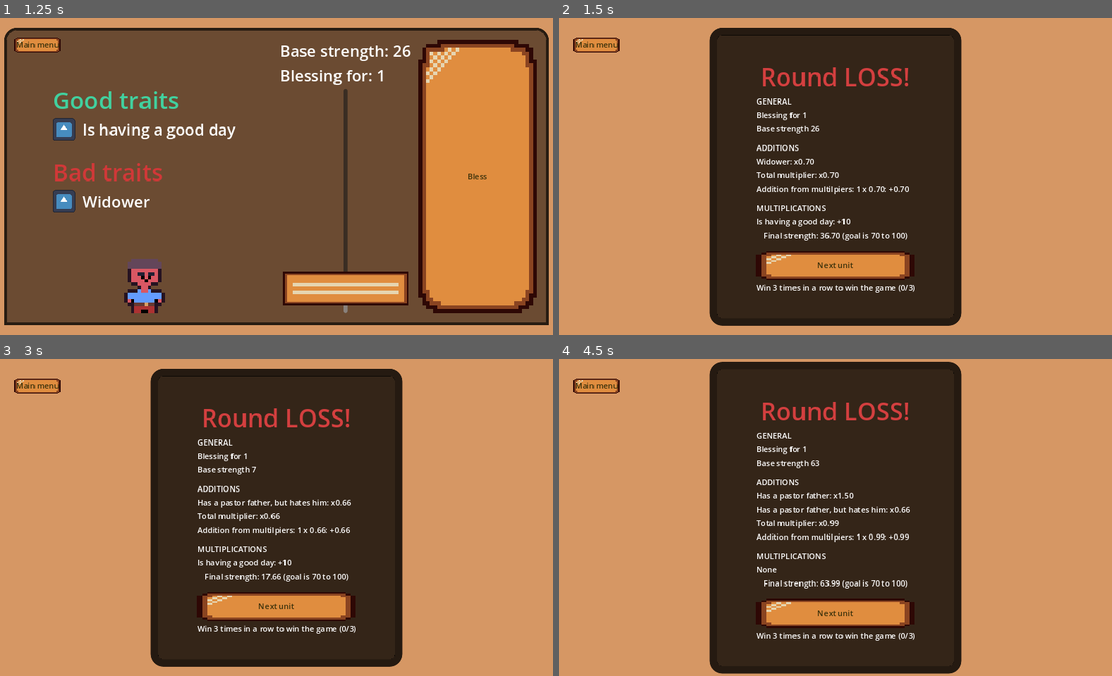
Above: before the commit, frames 1-4 (two rows, left to right).
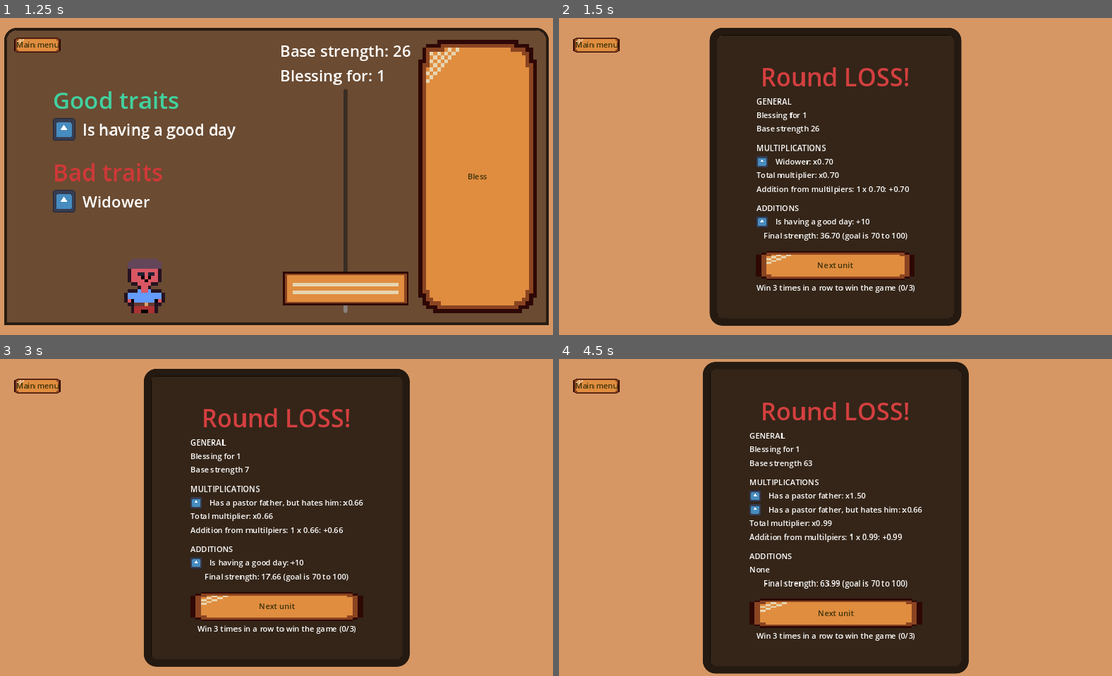
Above: after the commit, the same moments.

Repository: frostblooded/wolf
Game: Godot game, scene res://scenes/MainMenu.tscn
Same seed, same stepped clock (60 frames per second), same inputs: the game is played once before the commit and once after it. The engine's default icon, where the game draws it, is replaced by a stand-in: a white triangle on a blue panel in a dark square.
Inputs:
- Up to frame 1 (1.25 s): click "Easy" at 0.5 s
- Up to frame 2 (1.5 s): click "Bless" at 1.25 s
- Up to frame 3 (3 s): click "Next unit" at 2 s; click "Bless" at 2.75 s
- Up to frame 4 (4.5 s): click "Next unit" at 3.5 s; click "Bless" at 4.25 s

Frame 1 is identical in both runs. In frame 2, 0.8% of the frame differs, in the area x 35-57%, y 40-67%; in frame 3, 5.2%; in frame 4, 5.4%, in the area x 26-75%, y 0-100%.

Commit message:
Add trait icons to round end screen

Diff:
--- a/scenes/UI/BlessingUnitUI.tscn
+++ b/scenes/UI/BlessingUnitUI.tscn
@@ -16,6 +16,9 @@
 corner_radius_top_right = 25
 
 [sub_resource type="StyleBoxEmpty" id="StyleBoxEmpty_wbhf4"]
+
+[sub_resource type="Theme" id="Theme_bm1eu"]
+Label/font_sizes/font_size = 32
 
 [node name="BlessingUnitUI" type="CanvasLayer"]
 script = ExtResource("1_pou5w")
@@ -57,18 +60,19 @@
 size_flags_stretch_ratio = 4.0
 theme_override_styles/panel = SubResource("StyleBoxEmpty_wbhf4")
 
-[node name="VBoxContainer3" type="VBoxContainer" parent="MarginContainer/PanelContainer/MarginContainer/HBoxContainer/VBoxContainer/TraitPanelContainer"]
+[node name="VBoxContainer" type="VBoxContainer" parent="MarginContainer/PanelContainer/MarginContainer/HBoxContainer/VBoxContainer/TraitPanelContainer"]
 layout_mode = 2
 size_flags_horizontal = 4
+theme = SubResource("Theme_bm1eu")
 theme_override_constants/separation = 30
 alignment = 1
 
-[node name="PositiveTraitsContainer" type="VBoxContainer" parent="MarginContainer/PanelContainer/MarginContainer/HBoxContainer/VBoxContainer/TraitPanelContainer/VBoxContainer3"]
+[node name="PositiveTraitsContainer" type="VBoxContainer" parent="MarginContainer/PanelContainer/MarginContainer/HBoxContainer/VBoxContainer/TraitPanelContainer/VBoxContainer"]
 layout_mode = 2
 size_flags_horizontal = 0
 size_flags_vertical = 4
 
-[node name="Label" type="Label" parent="MarginContainer/PanelContainer/MarginContainer/HBoxContainer/VBoxContainer/TraitPanelContainer/VBoxContainer3/PositiveTraitsContainer"]
+[node name="Label" type="Label" parent="MarginContainer/PanelContainer/MarginContainer/HBoxContainer/VBoxContainer/TraitPanelContainer/VBoxContainer/PositiveTraitsContainer"]
 layout_mode = 2
 size_flags_horizontal = 0
 theme_type_variation = &"HeaderMedium"
@@ -76,12 +80,12 @@
 theme_override_font_sizes/font_size = 48
 text = "Good traits"
 
-[node name="NegativeTraitsContainer" type="VBoxContainer" parent="MarginContainer/PanelContainer/MarginContainer/HBoxContainer/VBoxContainer/TraitPanelContainer/VBoxContainer3"]
+[node name="NegativeTraitsContainer" type="VBoxContainer" parent="MarginContainer/PanelContainer/MarginContainer/HBoxContainer/VBoxContainer/TraitPanelContainer/VBoxContainer"]
 layout_mode = 2
 size_flags_horizontal = 0
 size_flags_vertical = 4
 
-[node name="Label" type="Label" parent="MarginContainer/PanelContainer/MarginContainer/HBoxContainer/VBoxContainer/TraitPanelContainer/VBoxContainer3/NegativeTraitsContainer"]
+[node name="Label" type="Label" parent="MarginContainer/PanelContainer/MarginContainer/HBoxContainer/VBoxContainer/TraitPanelContainer/VBoxContainer/NegativeTraitsContainer"]
 layout_mode = 2
 size_flags_horizontal = 0
 theme_type_variation = &"HeaderMedium"
--- a/scenes/UI/TraitUI.tscn
+++ b/scenes/UI/TraitUI.tscn
@@ -14,5 +14,4 @@
 
 [node name="Label" type="Label" parent="."]
 layout_mode = 2
-theme_override_font_sizes/font_size = 32
 text = "Trait 1"
--- a/scenes/main.tscn
+++ b/scenes/main.tscn
@@ -6,6 +6,7 @@
 [ext_resource type="Script" path="res://scripts/bless_results_panel_shower.gd" id="3_7vn06"]
 [ext_resource type="Script" path="res://scripts/bless_results_container.gd" id="4_8q8d7"]
 [ext_resource type="Script" path="res://scripts/main_menu_button.gd" id="5_pgemp"]
+[ext_resource type="PackedScene" uid="uid://ddsydqanfd6d6" path="res://scenes/UI/TraitUI.tscn" id="6_jd27q"]
 
 [sub_resource type="StyleBoxFlat" id="StyleBoxFlat_ibkj6"]
 bg_color = Color(0, 0, 0, 0.756863)
@@ -68,6 +69,7 @@
 [node name="BlessResultsContainer" type="VBoxContainer" parent="RoundResultLayer/PanelContainer/VBoxContainer"]
 layout_mode = 2
 script = ExtResource("4_8q8d7")
+trait_ui_scene = ExtResource("6_jd27q")
 
 [node name="OtherBlessResultsContainer" type="VBoxContainer" parent="RoundResultLayer/PanelContainer/VBoxContainer/BlessResultsContainer"]
 layout_mode = 2
@@ -90,7 +92,7 @@
 
 [node name="Label" type="Label" parent="RoundResultLayer/PanelContainer/VBoxContainer/BlessResultsContainer/OtherBlessResultsContainer/MultiplicationResultsContainer"]
 layout_mode = 2
-text = "ADDITIONS"
+text = "MULTIPLICATIONS"
 
 [node name="Results" type="VBoxContainer" parent="RoundResultLayer/PanelContainer/VBoxContainer/BlessResultsContainer/OtherBlessResultsContainer/MultiplicationResultsContainer"]
 layout_mode = 2
@@ -101,7 +103,7 @@
 
 [node name="Label" type="Label" parent="RoundResultLayer/PanelContainer/VBoxContainer/BlessResultsContainer/OtherBlessResultsContainer/AdditionResultsContainer"]
 layout_mode = 2
-text = "MULTIPLICATIONS"
+text = "ADDITIONS"
 
 [node name="Results" type="VBoxContainer" parent="RoundResultLayer/PanelContainer/VBoxContainer/BlessResultsContainer/OtherBlessResultsContainer/AdditionResultsContainer"]
 layout_mode = 2
--- a/scripts/bless_results_container.gd
+++ b/scripts/bless_results_container.gd
@@ -1,6 +1,7 @@
 extends VBoxContainer
 
 @export var game_end_button_text: String = "Finish game"
+@export var trait_ui_scene: PackedScene = null
 
 @onready var next_round_button: Button = find_child("NextRoundButton")
 @onready var round_result_label: Label = find_child("RoundResultLabel")
@@ -33,13 +34,13 @@
     for t in unit.positive_traits:
         if !is_equal_approx(t.mul_modifier, 1.0):
             multiplier *= t.mul_modifier
-            append_mul_bless_result_label("%s: x%.2f" % [t.name, t.mul_modifier])
+            append_mul_trait_result_label(t, ": x%.2f" % t.mul_modifier)
             has_multipliers = true
 
     for t in unit.negative_traits:
         if !is_equal_approx(t.mul_modifier, 1.0):
             multiplier *= t.mul_modifier
-            append_mul_bless_result_label("%s: x%.2f" % [t.name, t.mul_modifier])
+            append_mul_trait_result_label(t, ": x%.2f" % t.mul_modifier)
             has_multipliers = true
 
     if !has_multipliers:
@@ -52,12 +53,12 @@
 
     for t in unit.positive_traits:
         if t.add_modifier != 0:
-            append_add_bless_result_label("%s: +%d" % [t.name, t.add_modifier])
+            append_add_trait_result_label(t, ": +%d" % t.add_modifier)
             has_additions = true
 
     for t in unit.negative_traits:
         if t.add_modifier != 0:
-            append_add_bless_result_label("%s: %d" % [t.name, t.add_modifier])
+            append_add_trait_result_label(t, ": %d" % t.add_modifier)
             has_additions = true
 
     if !has_additions:
@@ -70,10 +71,20 @@
     new_label.text = message
     $OtherBlessResultsContainer/MultiplicationResultsContainer.get_node("Results").add_child(new_label)
 
+func append_mul_trait_result_label(t: Trait, message: String):
+    var trait_ui: TraitUI = trait_ui_scene.instantiate()
+    trait_ui.initialize_with_additional_text(t, message)
+    $OtherBlessResultsContainer/MultiplicationResultsContainer.get_node("Results").add_child(trait_ui)
+
 func append_add_bless_result_label(message: String):
     var new_label: Label = Label.new()
     new_label.text = message
     $OtherBlessResultsContainer/AdditionResultsContainer.get_node("Results").add_child(new_label)
+
+func append_add_trait_result_label(t: Trait, message: String):
+    var trait_ui: TraitUI = trait_ui_scene.instantiate()
+    trait_ui.initialize_with_additional_text(t, message)
+    $OtherBlessResultsContainer/AdditionResultsContainer.get_node("Results").add_child(trait_ui)
 
 func append_bless_result_label(message: String):
     var new_label: Label = Label.new()
--- a/scripts/trait_ui.gd
+++ b/scripts/trait_ui.gd
@@ -4,3 +4,7 @@
 func initialize(t: Trait):
     $Label.text = t.name
     $TextureRect.texture = t.image
+
+func initialize_with_additional_text(t: Trait, text: String):
+    $Label.text = t.name + text
+    $TextureRect.texture = t.image
Not shown: 1 places in scenes/UI/BlessingUnitUI.tscn that only renumber resources
Not shown: 1 places in scenes/main.tscn that only renumber resources
